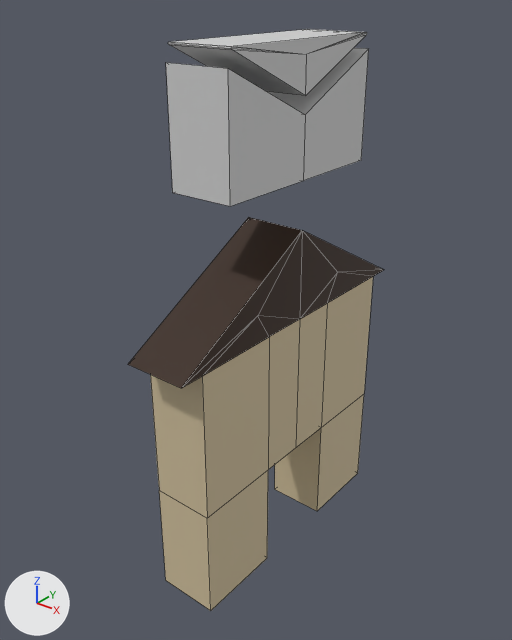
The OBJ model public/3d/icons/icon_post_office.obj as it was, and as the next commit left it.
Both versions are drawn from a camera (50 mm lens) standing at (3.75, -4.94, 5.55) and looking at (-0.13, -0.09, 2.54). Lighting does not change. The marker at lower left points along +X, +Y and +Z. Mesh edges are drawn as thin lines. Where no turn or scale is listed for an object, it has been applied to the vertices.

In view in the first picture: 'Cube.003_Cube.006'.
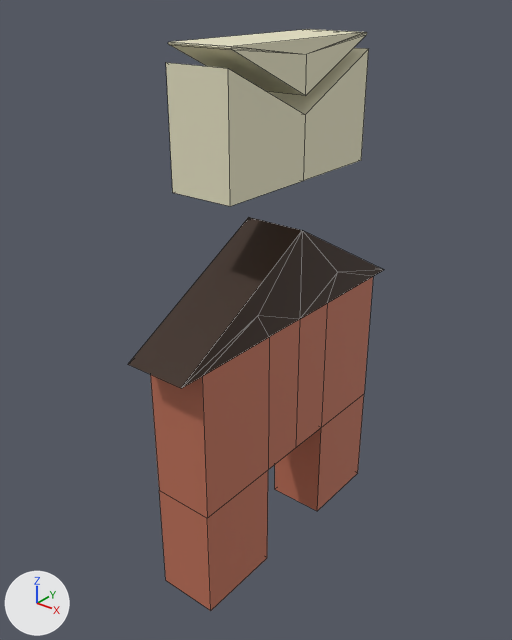
Location of each change, [x1, y1, x2, y2] in pixels of the pictures (512 x 640 px):
part 1 of me_cube_003_cube_006, recoloured
    both: [150, 277, 373, 611]

What changed in the scene script:
```text
Add mat_red:
    mat_red = principled_material('Red')
    mat_red.base_color = (0.511, 0.161, 0.0953)  # orange #bd7057
    mat_red.roughness = 0.69
Change me_cube_003_cube_006:
    where me_cube_003_cube_006.from_pydata(...)  # 70 vertices, 82 faces; spans x -0.31..0.31, y -1.57..1.62, z 0.02..5.11
    used by ob_cube_003_cube_006; location = (0.0, 0.0, 0.0)
    me_cube_003_cube_006 part 1: 18 faces spanning x -0.31..0.31, y -1.33..1.38, z 0.02..2.64 switch from mat_ligthbrown (beige #d1c19e) to mat_red (orange #bd7057)
```
